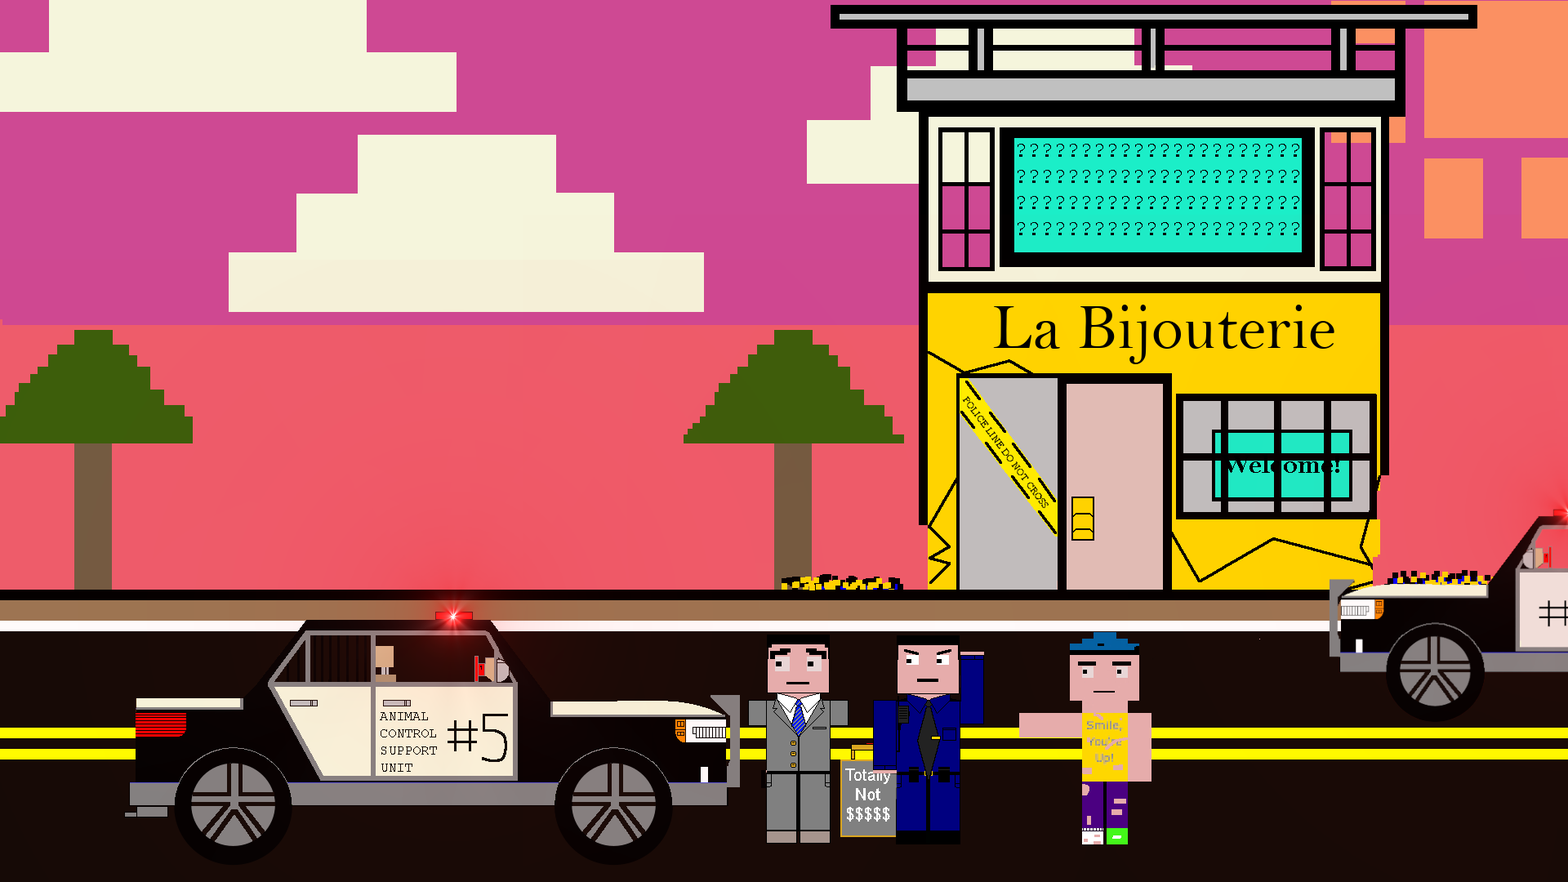
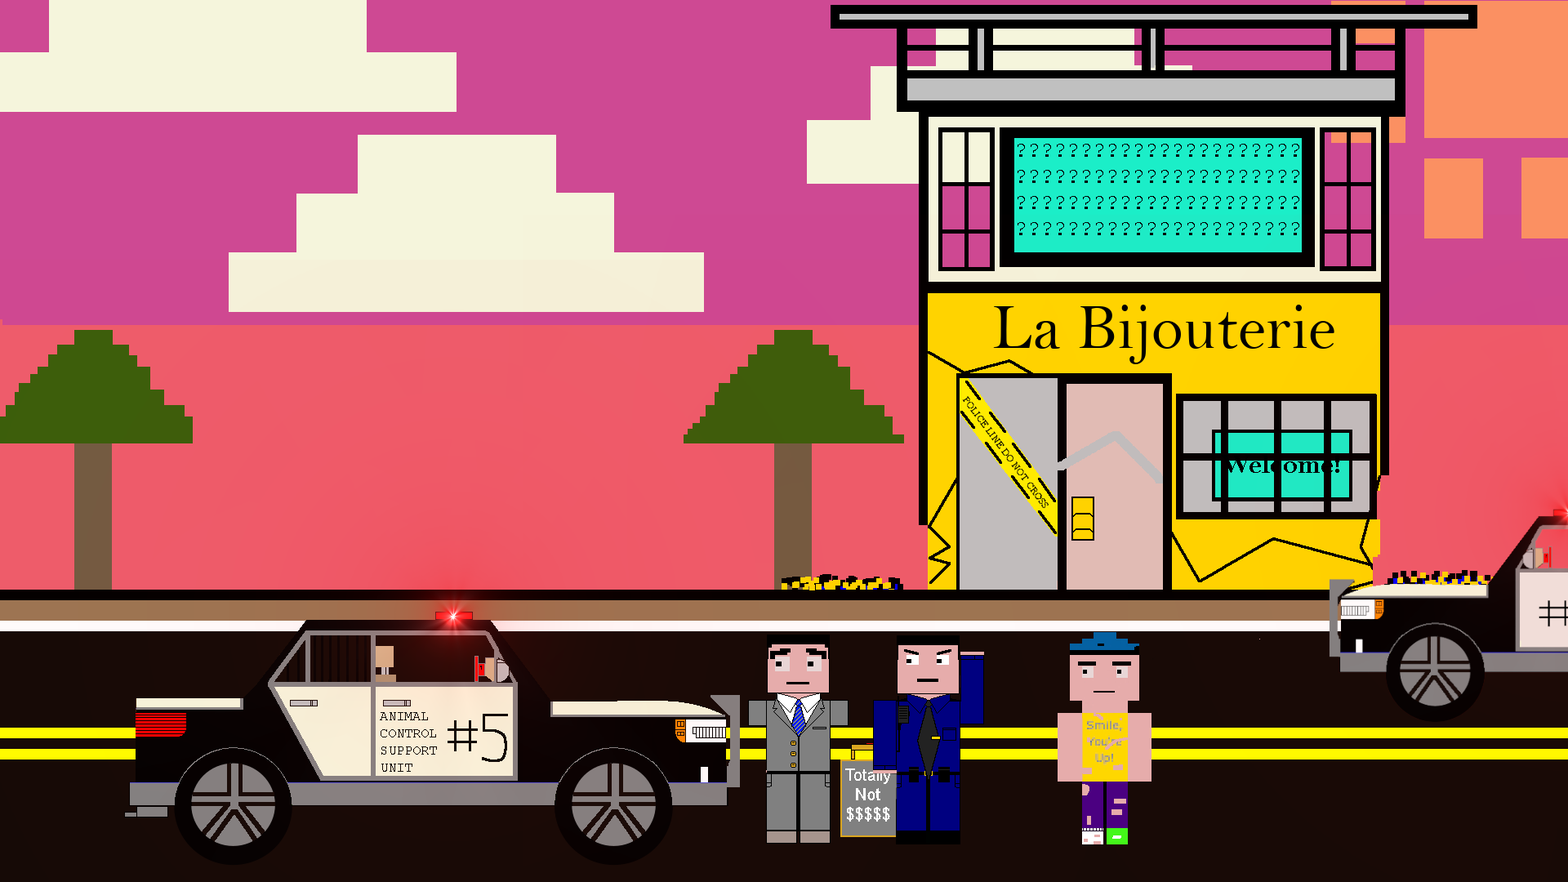
Revision of a layered (1568, 882) image; what changed, layer by layer:
removed layer "arm" over box(1019, 712, 1083, 739)
added layer "arm copy" above "Temporary Arm Cover" over box(1056, 712, 1083, 782)
added layer "Background copy #8" above "Background copy #7" over box(761, 431, 1163, 789)
hid "Background copy #7" over box(761, 431, 1163, 789)